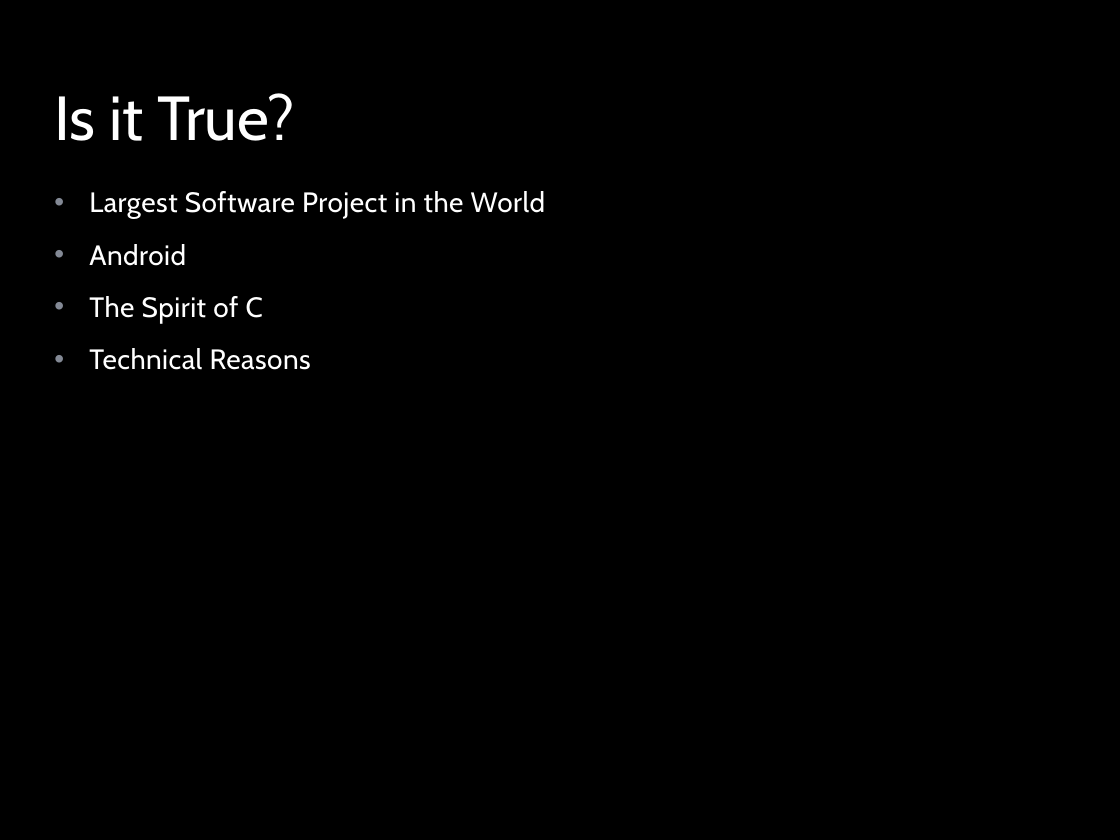
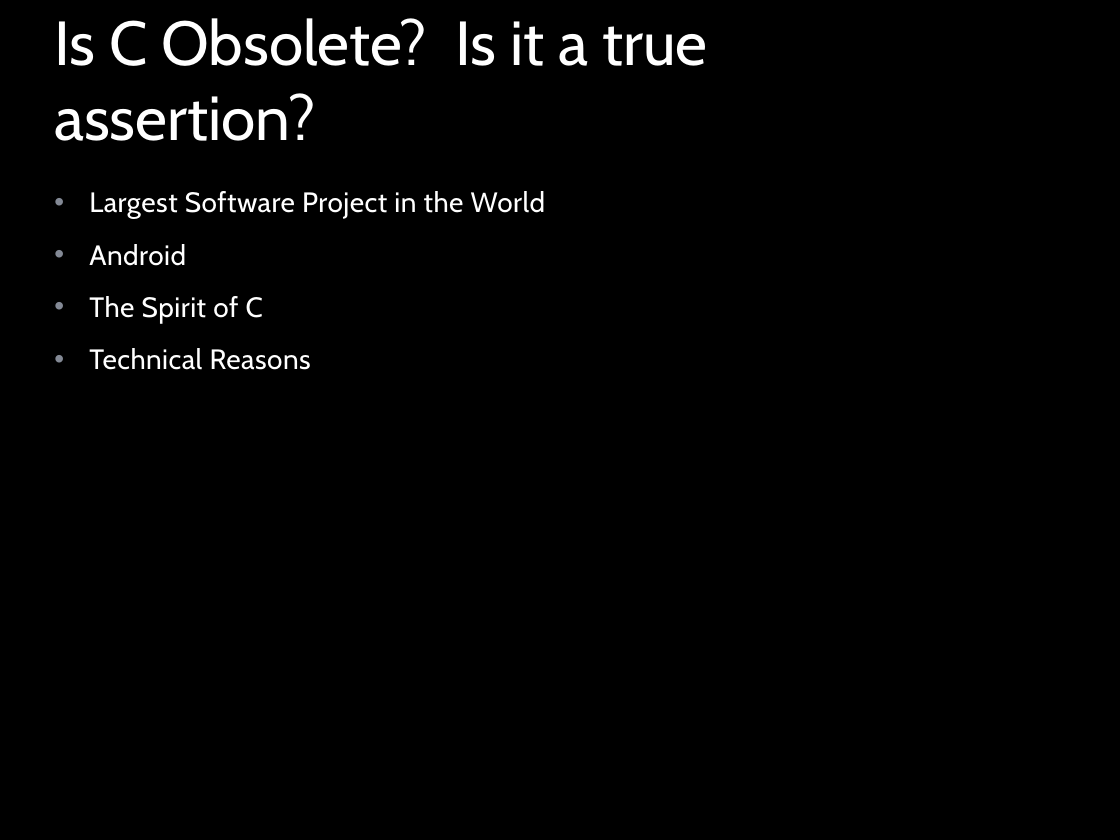
Before and after one commit to stevemac321/whyc, a slide deck: slide 6 of whyc.pptx (slide 3 before the commit). Drawn at 1120x840 pixels with LibreOffice and Linux fonts; fonts in the diff are those of the drawing; background and template pictures are left out. Boxes give left, top, right and bottom in pixels: in the first picture for what was removed or moved away, otherwise in the second. Text is boxed around its words. In the diff, an @@ line names an element or a change of style, - is before the commit and + after.

```diff
--- a/whyc.pptx
+++ b/whyc.pptx
@@ title at bbox=[54, 18, 707, 141]: text changed @@
-Is it True?
+Is C Obsolete? Is it a true assertion?
```
Also in this commit, not shown: 6 other slides changed, 4 slides added, 2 slides removed.
